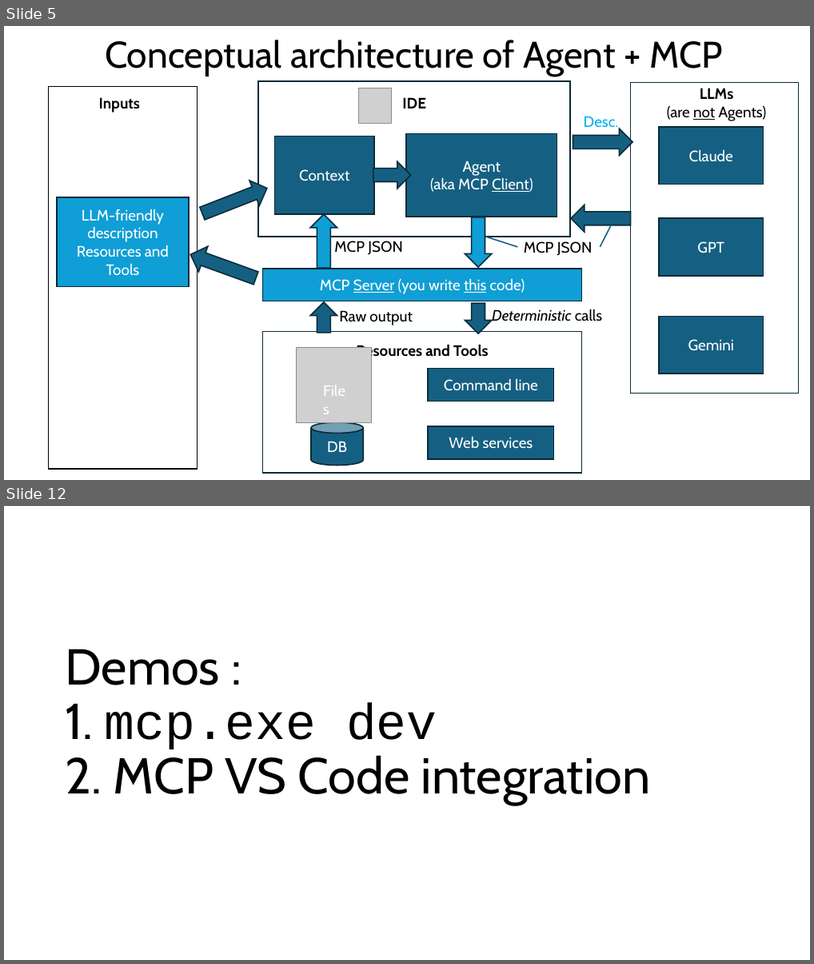
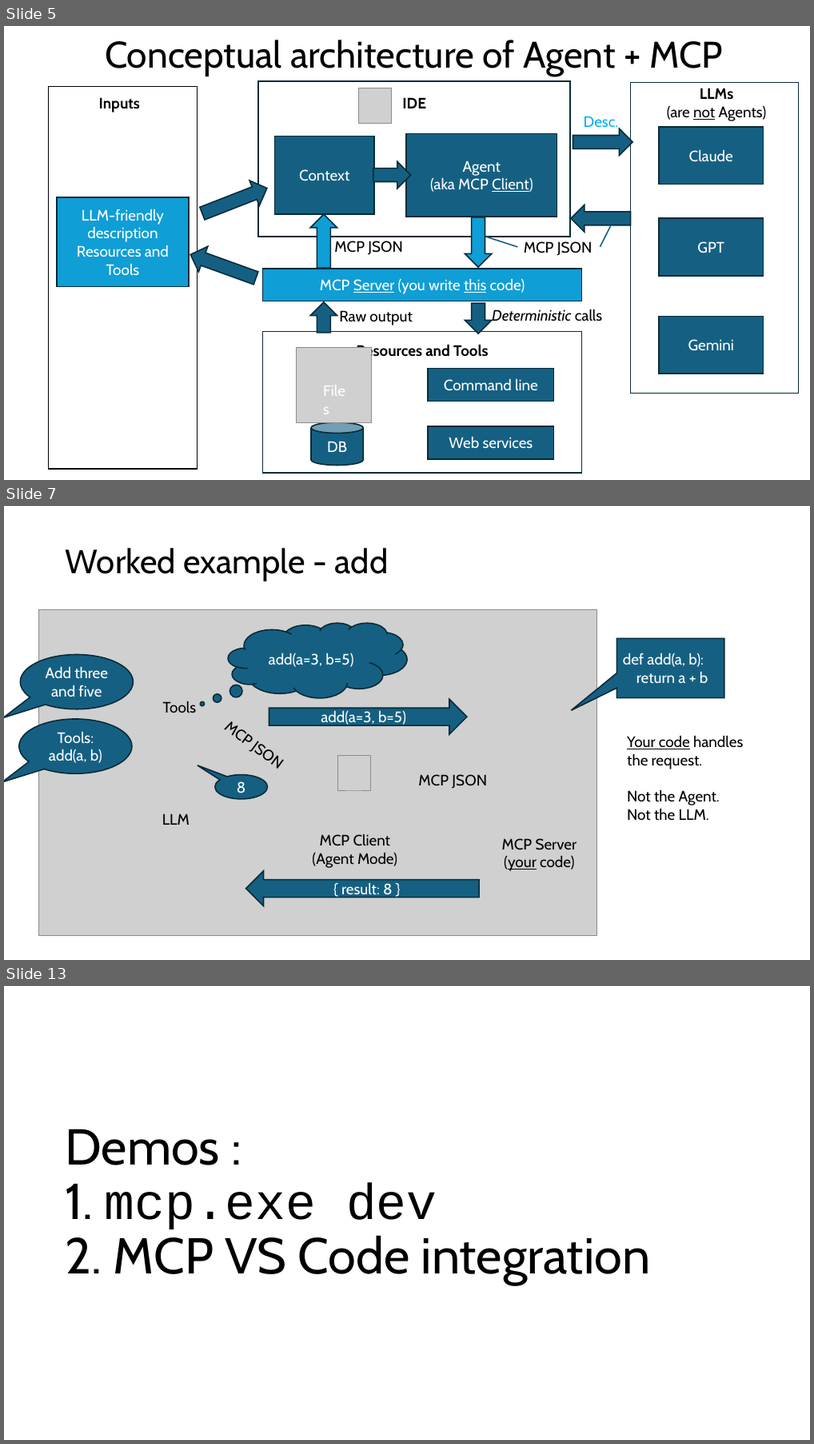
Before and after one commit to RHIT-CSSE/csse290-ai, a slide deck: ClassMaterials/Week9/MCP Servers.pptx. Shown one above the other, each under a label of ours: slides 5 and 12 before the commit, slides 5, 7 and 13 after it; the slides between them are not shown. The pictures are 814x964 and 814x1444 pixels, drawn with LibreOffice and Linux fonts; fonts in the diff are those of the drawing; grey boxes stand for pictures. Boxes give left, top, right and bottom in pixels: in the first picture for what was removed or moved away, otherwise in the second. Text is boxed around its words. In the diff, an @@ line names an element or a change of style, - is before the commit and + after.

```diff
--- a/ClassMaterials/Week9/MCP Servers.pptx
+++ b/ClassMaterials/Week9/MCP Servers.pptx
@@ slide 7 added at box(4, 506, 810, 960), background #FFFFFF @@
@@ title added at box(66, 548, 389, 581), 40 pt, text #000000 @@
+Worked example - add
@@ picture added at box(39, 609, 598, 936) @@
@@ thought cloud added at box(229, 623, 407, 698), fill #156082, outline #092A39 1.5 pt, 18 pt, text #FFFFFF @@
+add(a=3, b=5)
@@ speech box added at box(618, 639, 725, 698), fill #156082, outline #092A39 1.5 pt, 18 pt, text #FFFFFF @@
+def add(a, b):
+return a + b
@@ speech bubble added at box(20, 654, 134, 708), fill #156082, outline #092A39 1.5 pt, 18 pt, text #FFFFFF @@
+Add three and five
@@ speech bubble added at box(19, 719, 132, 773), fill #156082, outline #092A39 1.5 pt, 18 pt, text #FFFFFF @@
+Tools:
+add(a, b)
@@ text added at box(163, 701, 197, 712), 18 pt, text #000000 @@
+Tools
@@ text added at box(215, 711, 296, 780), 18 pt, text #000000 @@
+MCP JSON
@@ right arrow added at box(270, 699, 467, 734), fill #156082, outline #092A39 1.5 pt, 18 pt, text #FFFFFF @@
+add(a=3, b=5)
@@ text added at box(627, 735, 743, 820), 18 pt, text #000000 @@
+Your code handles
+the request.
+Not the Agent.
+Not the LLM.
@@ picture added at box(338, 756, 370, 790) @@
@@ speech bubble added at box(215, 775, 268, 799), fill #156082, outline #092A39 1.5 pt, 18 pt, text #FFFFFF @@
+8
@@ text added at box(418, 774, 487, 788), 18 pt, text #000000 @@
+MCP JSON
@@ text added at box(162, 813, 190, 824), 18 pt, text #000000 @@
+LLM
@@ text added at box(312, 834, 398, 868), 18 pt, text #000000 @@
+MCP Client
+(Agent Mode)
@@ text added at box(502, 838, 578, 871), 18 pt, text #000000 @@
+MCP Server
+(your code)
@@ right arrow added at box(246, 871, 479, 906), fill #156082, outline #092A39 1.5 pt, 18 pt, text #FFFFFF @@
+{ result: 8 }
@@ what was slide 12 is now slide 13 @@
```
Also in this commit, not shown: 8 slides changed.
